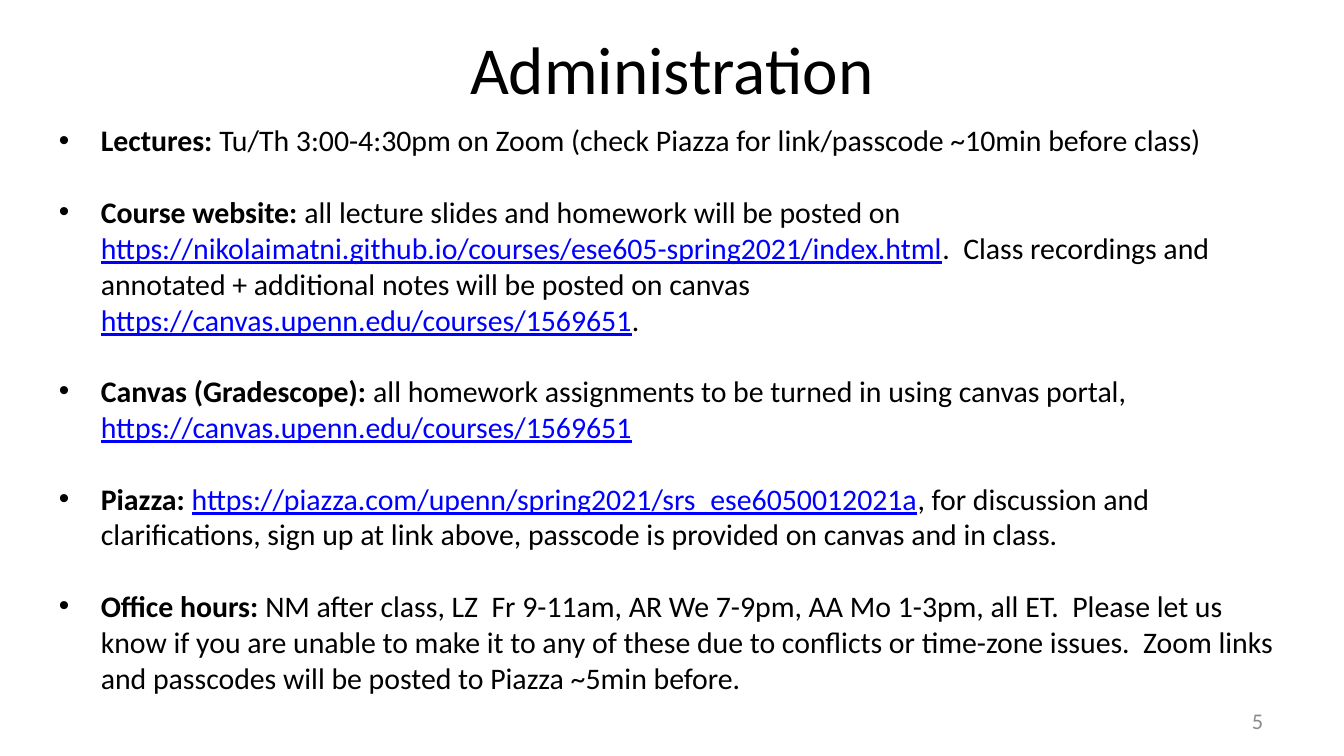
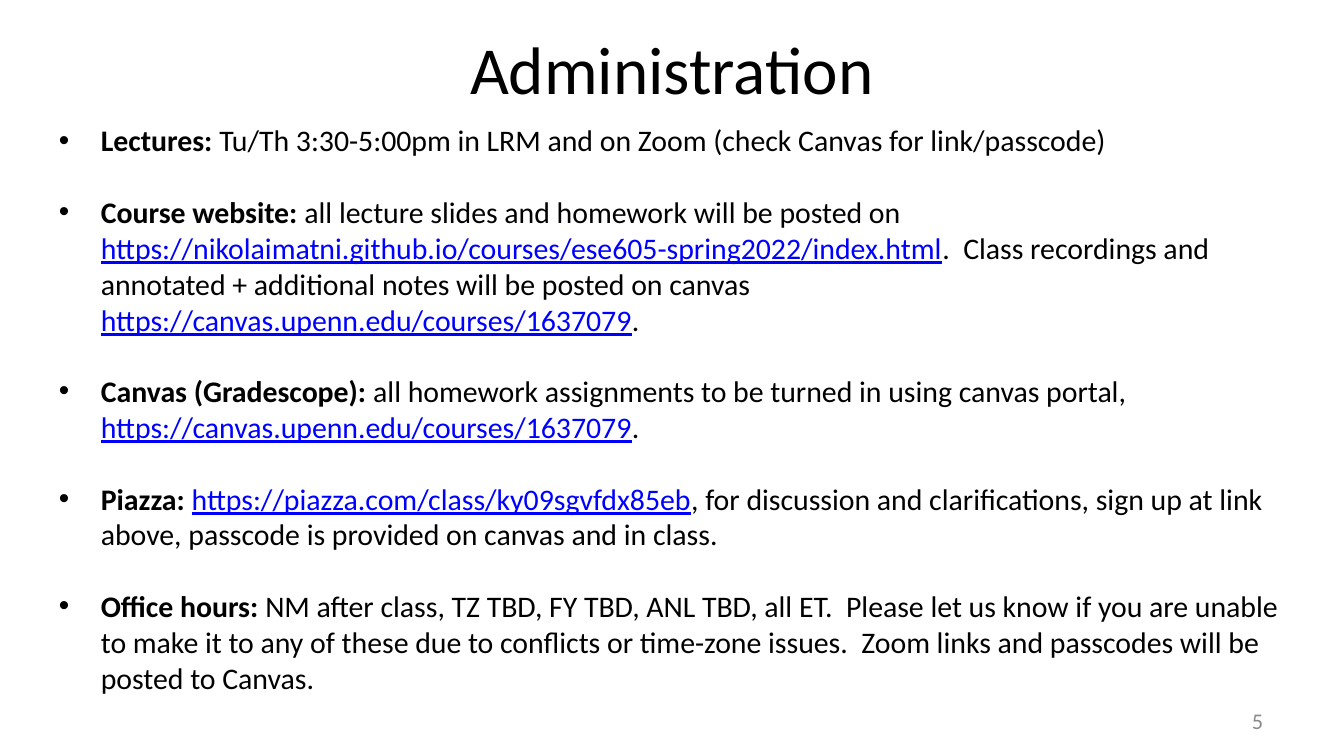
Before and after one commit to nikolaimatni/nikolaimatni.github.io, a slide deck: slide 6 of courses/ese605-spring2022/lecture-slides/logistics.pptx. Drawn at 1344x756 pixels with LibreOffice and Linux fonts; fonts in the diff are those of the drawing. Boxes give left, top, right and bottom in pixels: in the first picture for what was removed or moved away, otherwise in the second. Text is boxed around its words. In the diff, an @@ line names an element or a change of style, - is before the commit and + after.

```diff
--- a/courses/ese605-spring2022/lecture-slides/logistics.pptx
+++ b/courses/ese605-spring2022/lecture-slides/logistics.pptx
@@ text at [101,129,1278,694]: text changed @@
-• Lectures: Tu/Th 3:00-4:30pm on Zoom (check Piazza for link/passcode ~10min before class)
-• Course website: all lecture slides and homework will be posted on
-  https://nikolaimatni.github.io/courses/ese605-spring2021/index.html. Class recordings and annotated + additional notes will be posted on canvas https://canvas.upenn.edu/courses/1569651.
-• Canvas (Gradescope): all homework assignments to be turned in using canvas portal, https://canvas.upenn.edu/courses/1569651
-• Piazza: https://piazza.com/upenn/spring2021/srs_ese6050012021a, for discussion and clarifications, sign up at link above, passcode is provided on canvas and in class.
-• Office hours: NM after class, LZ Fr 9-11am, AR We 7-9pm, AA Mo 1-3pm, all ET. Please let us know if you are unable to make it to any of these due to conflicts or time-zone issues. Zoom links and passcodes will be posted to Piazza ~5min before.
+• Lectures: Tu/Th 3:30-5:00pm in LRM and on Zoom (check Canvas for link/passcode)
+• Course website: all lecture slides and homework will be posted on
+  https://nikolaimatni.github.io/courses/ese605-spring2022/index.html. Class recordings and annotated + additional notes will be posted on canvas https://canvas.upenn.edu/courses/1637079.
+• Canvas (Gradescope): all homework assignments to be turned in using canvas portal, https://canvas.upenn.edu/courses/1637079.
+• Piazza: https://piazza.com/class/ky09sgvfdx85eb, for discussion and clarifications, sign up at link above, passcode is provided on canvas and in class.
+• Office hours: NM after class, TZ TBD, FY TBD, ANL TBD, all ET. Please let us know if you are unable to make it to any of these due to conflicts or time-zone issues. Zoom links and passcodes will be posted to Canvas.
```
Also in this commit, not shown: 2 other slides changed, 1 other file.
